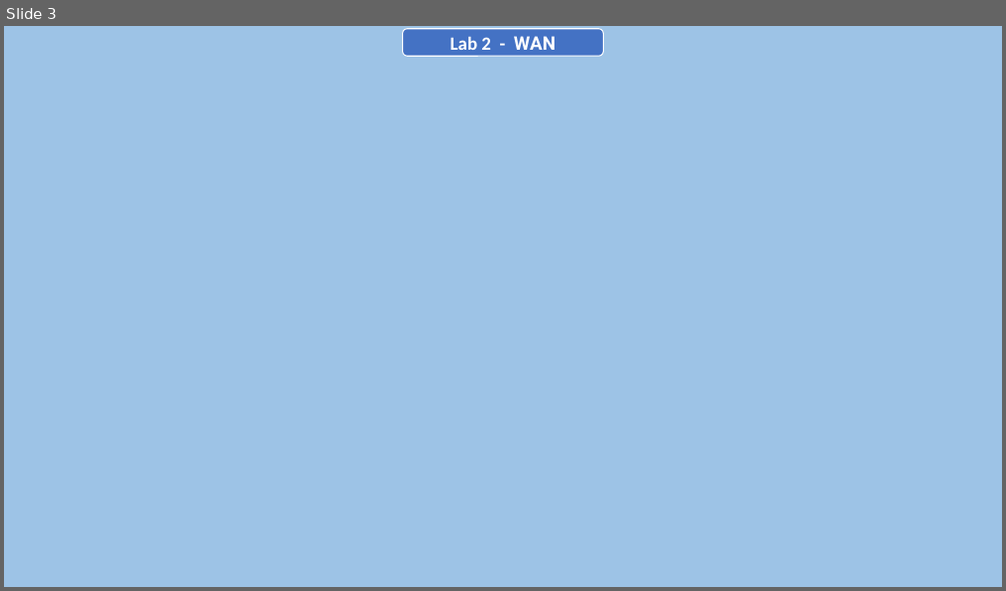
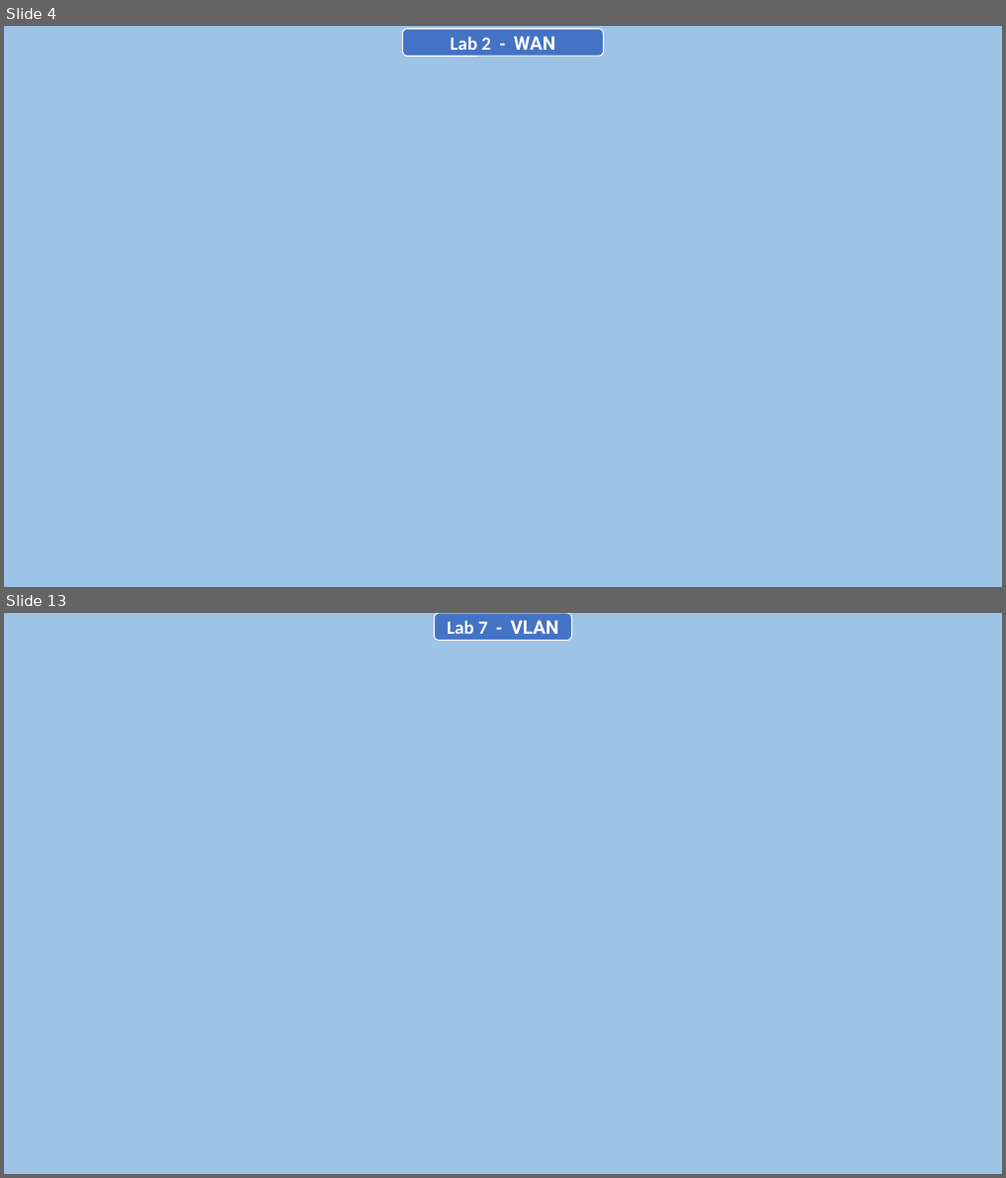
Before and after one commit to AntorPi314/MySave, a slide deck: Lab/Networking Lab/Final Assignment/Networking Lab (Final).pptx. Shown one above the other, each under a label of ours: slide 3 before the commit, slides 4 and 13 after it; the slides between them are not shown. The pictures are 1006x591 and 1006x1178 pixels, drawn with LibreOffice and Linux fonts; fonts in the diff are those of the drawing; background and template pictures are left out. Boxes give left, top, right and bottom in pixels: in the first picture for what was removed or moved away, otherwise in the second. Text is boxed around its words. In the diff, an @@ line names an element or a change of style, - is before the commit and + after.

```diff
--- a/Lab/Networking Lab/Final Assignment/Networking Lab (Final).pptx
+++ b/Lab/Networking Lab/Final Assignment/Networking Lab (Final).pptx
@@ slide 13 added at box(4, 613, 1002, 1174), background #9DC3E6 @@
@@ rounded rectangle added at box(435, 613, 572, 640), fill #4472C4, outline #FFFFFF 1 pt, 18 pt, text #FFFFFF, bold @@
+Lab 7 - VLAN
@@ what was slide 3 is now slide 4 @@
```
Also in this commit, not shown: 2 slides changed, 15 other slides added, 4 other files.
